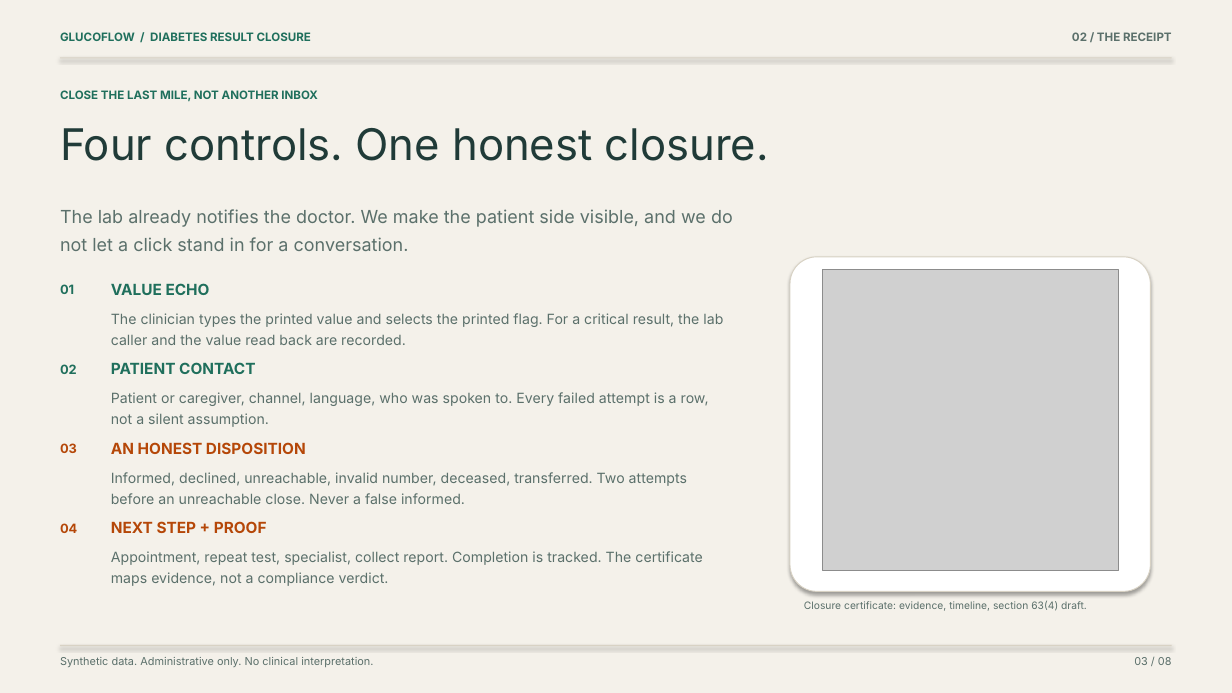
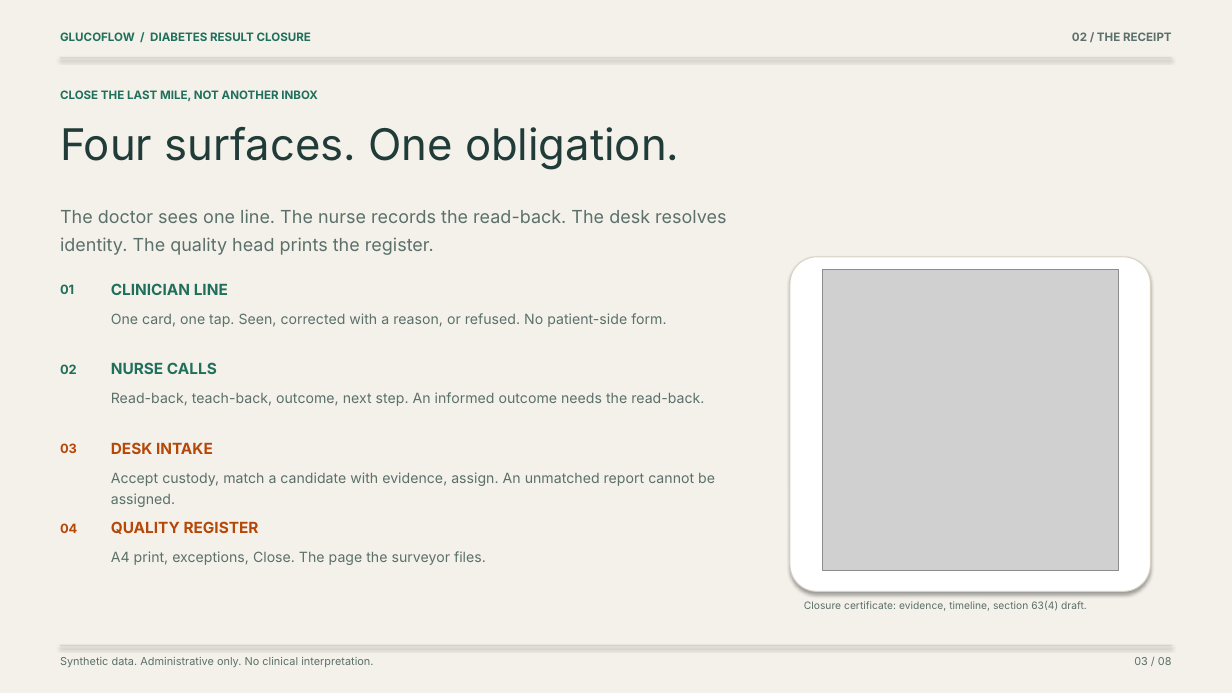
Before and after one commit to wysh3/glucoflow, a slide deck: slide 3 of deliverables/final/Result_Ledger_Deck.pptx. Drawn at 1232x693 pixels with LibreOffice and Linux fonts; fonts in the diff are those of the drawing; grey boxes stand for pictures. Boxes give left, top, right and bottom in pixels: in the first picture for what was removed or moved away, otherwise in the second. Text is boxed around its words. In the diff, an @@ line names an element or a change of style, - is before the commit and + after.

Commit message:
docs: rebuild the deck and brief around the four-surface product
Update both documents to the one-tap line, nurse read-back, desk hold and
quality register. Refresh the test counts, the evidence page, the demo script,
the judge QA and the submission answers.

```diff
--- a/deliverables/final/Result_Ledger_Deck.pptx
+++ b/deliverables/final/Result_Ledger_Deck.pptx
@@ text at bbox=[60, 127, 679, 170]: text changed @@
-Four controls. One honest closure.
+Four surfaces. One obligation.
@@ text at bbox=[60, 209, 726, 255]: text changed @@
-The lab already notifies the doctor. We make the patient side visible, and we do not let a click stand in for a conversation.
+The doctor sees one line. The nurse records the read-back. The desk resolves identity. The quality head prints the register.
@@ text at bbox=[111, 283, 228, 295]: text changed @@
-VALUE ECHO
+CLINICIAN LINE
@@ text at bbox=[111, 313, 666, 327]: text changed @@
-The clinician types the printed value and selects the printed flag. For a critical result, the lab caller and the value read back are recorded.
+One card, one tap. Seen, corrected with a reason, or refused. No patient-side form.
@@ text at bbox=[111, 362, 217, 374]: text changed @@
-PATIENT CONTACT
+NURSE CALLS
@@ text at bbox=[111, 392, 704, 406]: text changed @@
-Patient or caregiver, channel, language, who was spoken to. Every failed attempt is a row, not a silent assumption.
+Read-back, teach-back, outcome, next step. An informed outcome needs the read-back.
@@ text at bbox=[111, 442, 213, 454]: text changed @@
-AN HONEST DISPOSITION
+DESK INTAKE
@@ text at bbox=[111, 472, 715, 507]: text changed @@
-Informed, declined, unreachable, invalid number, deceased, transferred. Two attempts before an unreachable close. Never a false informed.
+Accept custody, match a candidate with evidence, assign. An unmatched report cannot be assigned.
@@ text at bbox=[111, 521, 259, 534]: text changed @@
-NEXT STEP + PROOF
+QUALITY REGISTER
@@ text at bbox=[111, 551, 486, 565]: text changed @@
-Appointment, repeat test, specialist, collect report. Completion is tracked. The certificate maps evidence, not a compliance verdict.
+A4 print, exceptions, Close. The page the surveyor files.
```
Also in this commit, not shown: 6 other slides changed, 10 other files.
